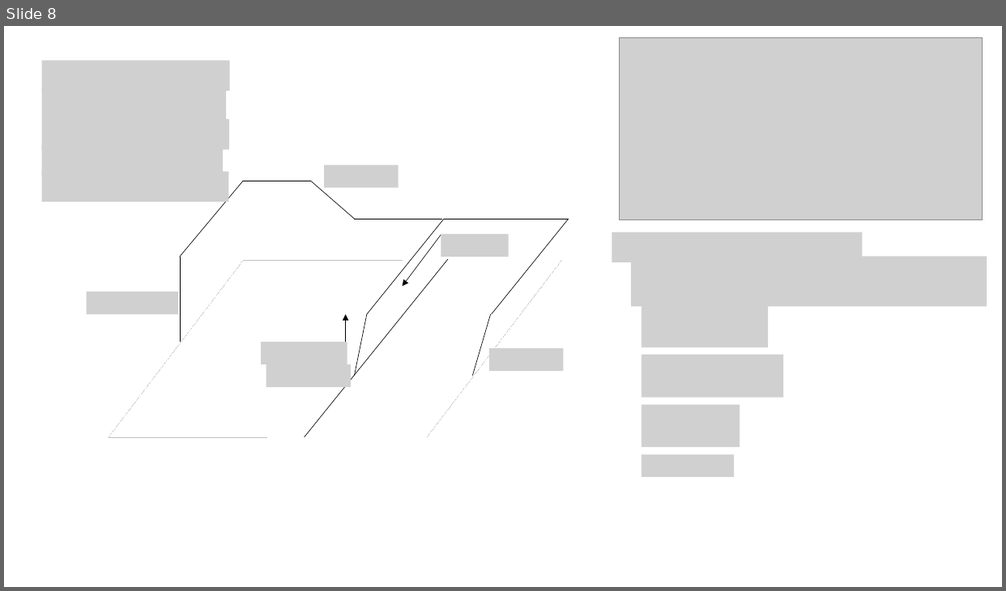
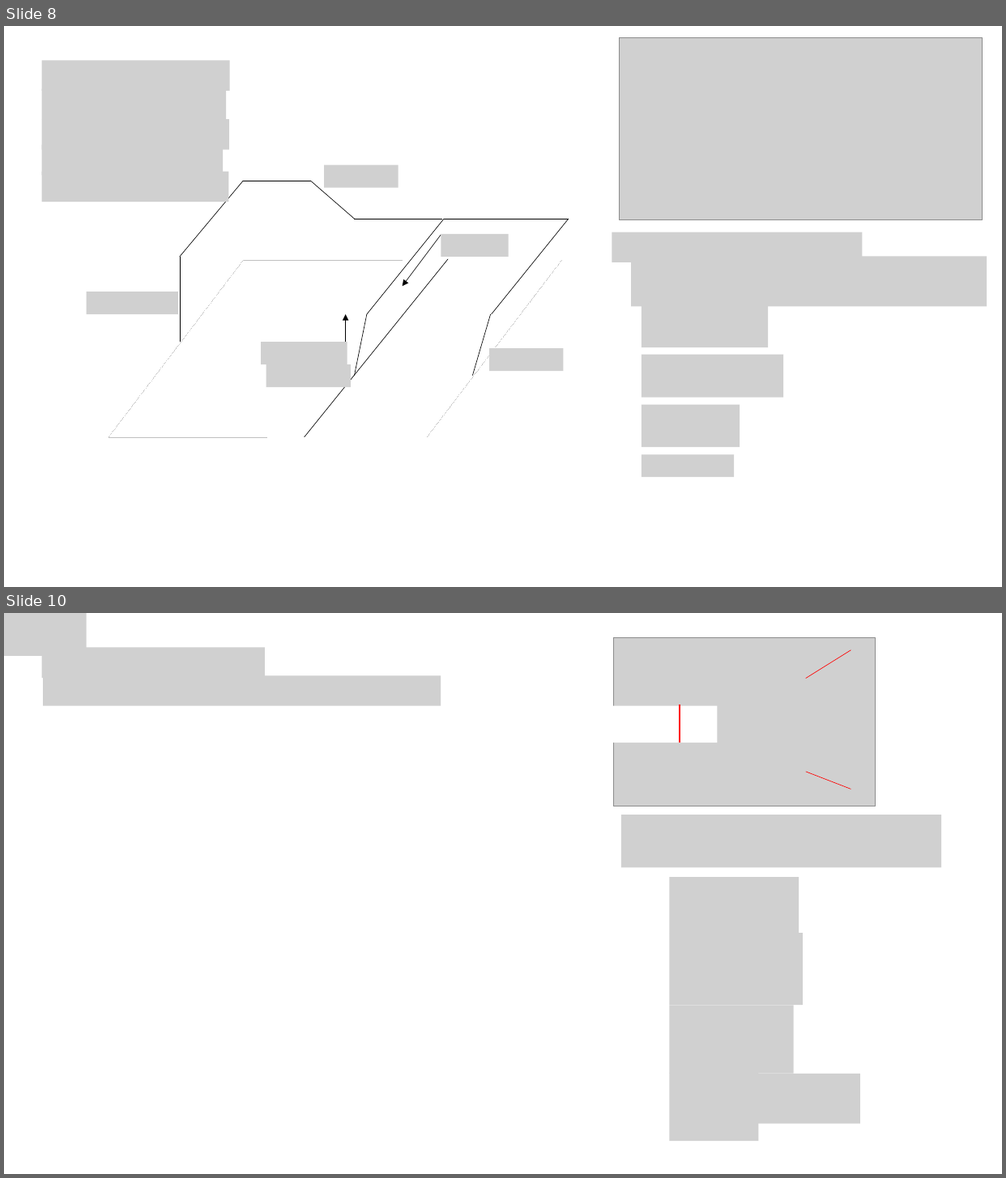
Before and after one commit to 88p/python_test, a slide deck: R4 上 5.pptx. Shown one above the other, each under a label of ours: slide 8 before the commit, slides 8 and 10 after it; the slides between them are not shown. The pictures are 1006x591 and 1006x1178 pixels, drawn with LibreOffice and Linux fonts; fonts in the diff are those of the drawing; grey boxes stand for pictures. Boxes give left, top, right and bottom in pixels: in the first picture for what was removed or moved away, otherwise in the second. Text is boxed around its words. In the diff, an @@ line names an element or a change of style, - is before the commit and + after.

```diff
--- a/R4 上 5.pptx
+++ b/R4 上 5.pptx
@@ slide 10 added at (4, 613, 1002, 1174), background #FFFFFF @@
@@ picture added at (4, 613, 87, 656) @@
@@ picture added at (41, 648, 265, 678) @@
@@ picture added at (613, 637, 876, 806) @@
@@ line added from (806, 678) to (851, 650), #FF0000 0.5 pt @@
@@ picture added at (43, 676, 441, 706) @@
@@ rectangle added at (613, 706, 718, 743), fill #FFFFFF @@
@@ line added from (680, 705) to (680, 743), #FF0000 1.5 pt @@
@@ line added from (806, 772) to (851, 789), #FF0000 0.5 pt @@
@@ picture added at (621, 815, 942, 868) @@
@@ picture added at (670, 877, 799, 934) @@
@@ picture added at (670, 934, 803, 1005) @@
@@ picture added at (670, 1005, 794, 1073) @@
@@ picture added at (670, 1072, 759, 1141) @@
@@ picture added at (757, 1074, 860, 1124) @@
```
Also in this commit, not shown: 1 slide changed, 1 other slide added.
